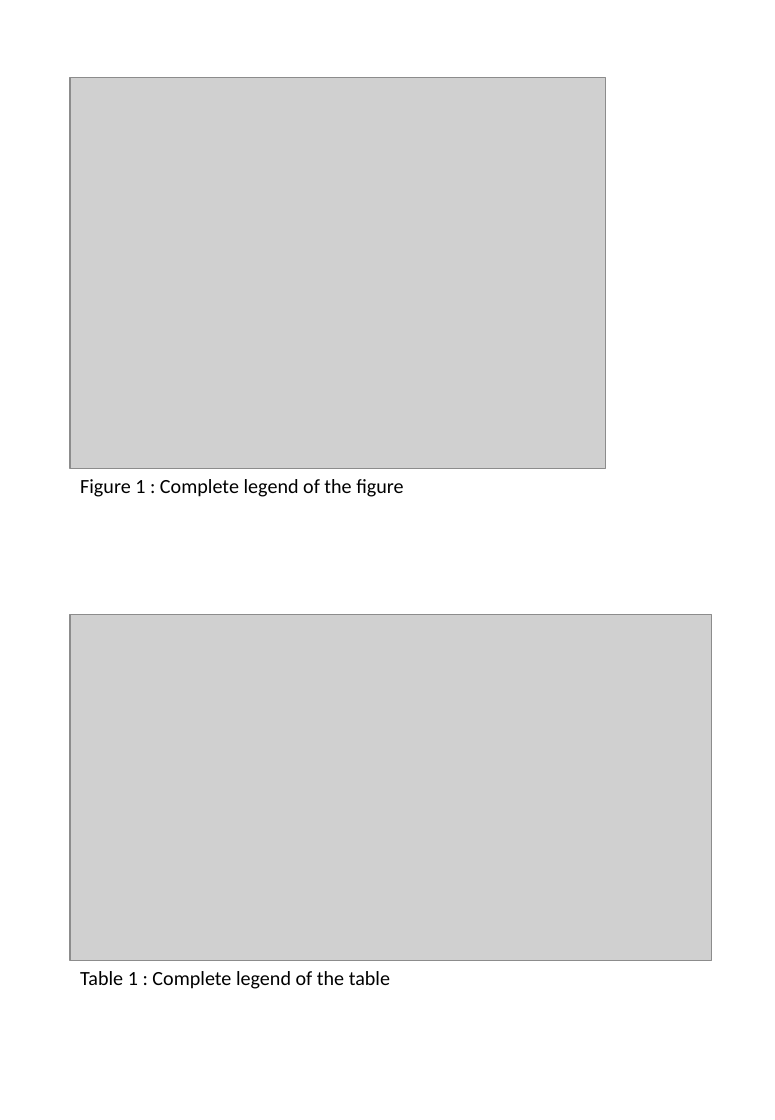
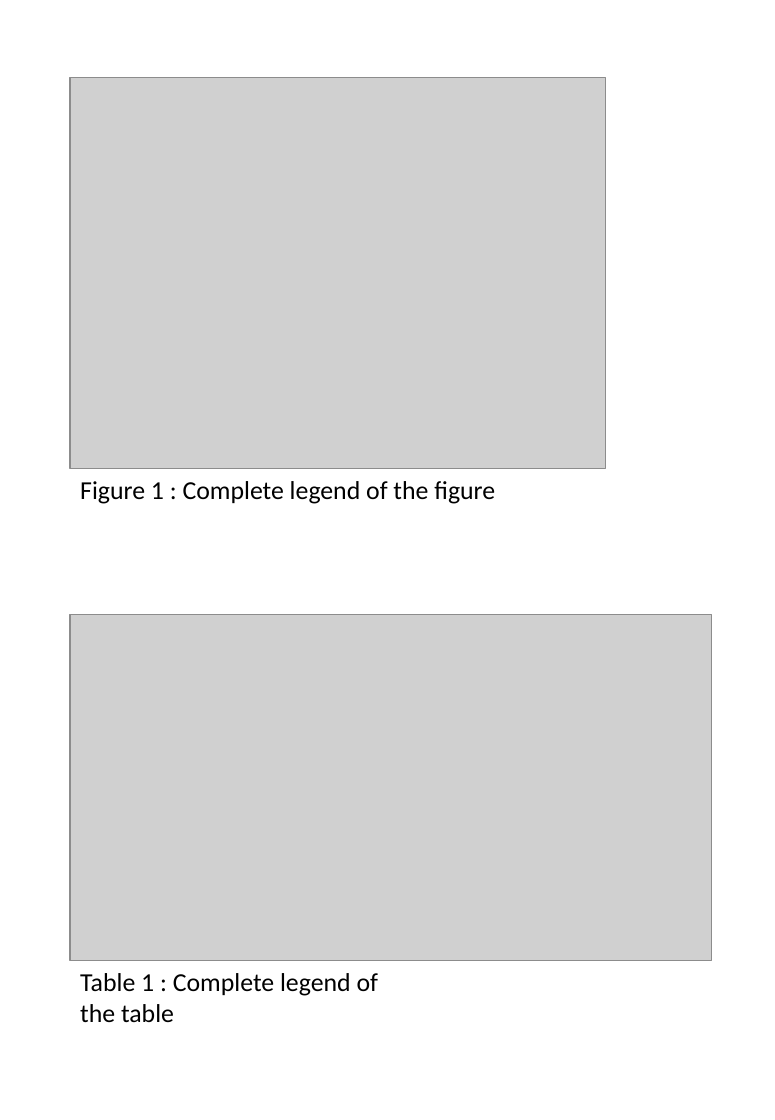
Before and after one commit to PierreGrognet/ChIPseq_Workshop, a slide deck: slide 2 of Pictures/Report2_ChIPseq_analysis_report_model.pptx. Drawn at 775x1120 pixels with LibreOffice and Linux fonts; fonts in the diff are those of the drawing; grey boxes stand for pictures. Boxes give left, top, right and bottom in pixels: in the first picture for what was removed or moved away, otherwise in the second. Text is boxed around its words. In the diff, an @@ line names an element or a change of style, - is before the commit and + after.

```diff
--- a/Pictures/Report2_ChIPseq_analysis_report_model.pptx
+++ b/Pictures/Report2_ChIPseq_analysis_report_model.pptx
@@ text "Figure 1 : Complete legend ..." at (x1=80, y1=481, x2=495, y2=504): size 14 to 18 pt @@
@@ text "Table 1 : Complete legend ..." at (x1=80, y1=973, x2=378, y2=1022): size 14 to 18 pt @@
```
Also in this commit, not shown: 4 other slides changed, 1 slide added, 1 slide removed, 26 other files.
